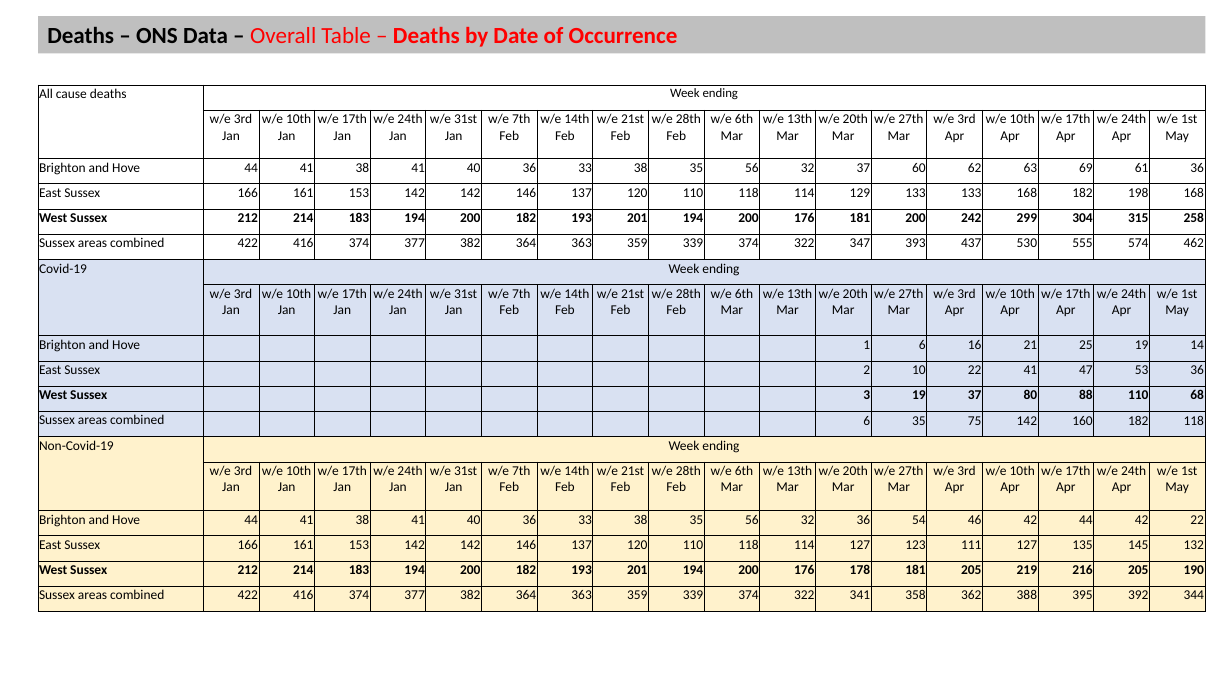
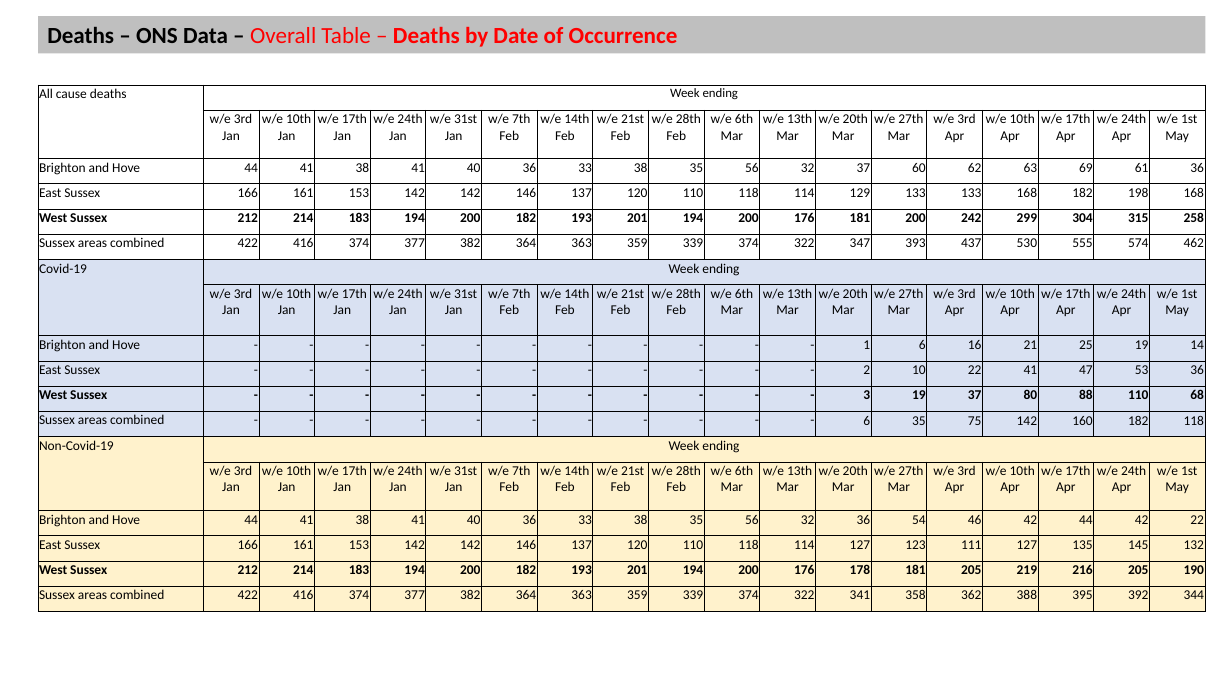
Before and after one commit to psychty/another_covid_repo, a slide deck: slide 2 of Death Slides - West Sussex V1 12 May.pptx. Drawn at 1232x693 pixels with LibreOffice and Linux fonts; fonts in the diff are those of the drawing. Boxes give left, top, right and bottom in pixels: in the first picture for what was removed or moved away, otherwise in the second. Text is boxed around its words. In the diff, an @@ line names an element or a change of style, - is before the commit and + after.

Commit message:
Slides updated

```diff
--- a/Death Slides - West Sussex V1 12 May.pptx
+++ b/Death Slides - West Sussex V1 12 May.pptx
@@ table at [38, 85, 1202, 612] @@
-row 9: Brighton and Hove |  |  |  |  |  |  |  |  |  |  |  | 1 | 6 | 16 | 21 | 25 | 19 | 14
+row 9: Brighton and Hove | - | - | - | - | - | - | - | - | - | - | - | 1 | 6 | 16 | 21 | 25 | 19 | 14
-row 10: East Sussex |  |  |  |  |  |  |  |  |  |  |  | 2 | 10 | 22 | 41 | 47 | 53 | 36
+row 10: East Sussex | - | - | - | - | - | - | - | - | - | - | - | 2 | 10 | 22 | 41 | 47 | 53 | 36
-row 11: West Sussex |  |  |  |  |  |  |  |  |  |  |  | 3 | 19 | 37 | 80 | 88 | 110 | 68
+row 11: West Sussex | - | - | - | - | - | - | - | - | - | - | - | 3 | 19 | 37 | 80 | 88 | 110 | 68
-row 12: Sussex areas combined |  |  |  |  |  |  |  |  |  |  |  | 6 | 35 | 75 | 142 | 160 | 182 | 118
+row 12: Sussex areas combined | - | - | - | - | - | - | - | - | - | - | - | 6 | 35 | 75 | 142 | 160 | 182 | 118
```
Also in this commit, not shown: 4 slides added, 1 slide removed, 36 other files.
